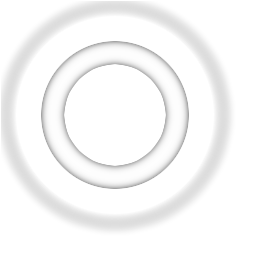
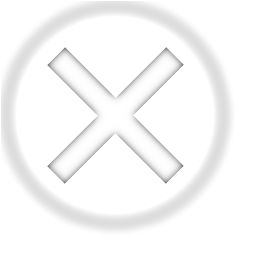
Layered file, before and after one edit (256px x 256px). Changes by layer:
painted on "ZELDA MAJORA'S MASK#986CC390#4#0_all.png" over [41, 41, 189, 189]
painted on "pg 3 #1" over [41, 41, 189, 189]